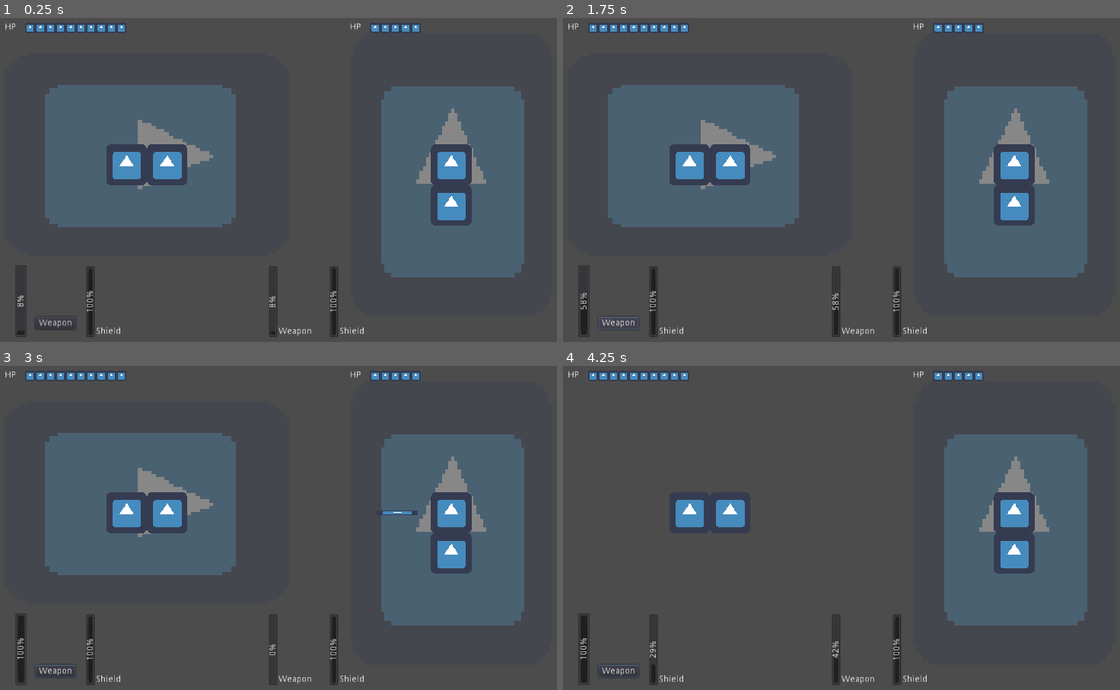
Above: before the commit, frames 1-4 (two rows, left to right).
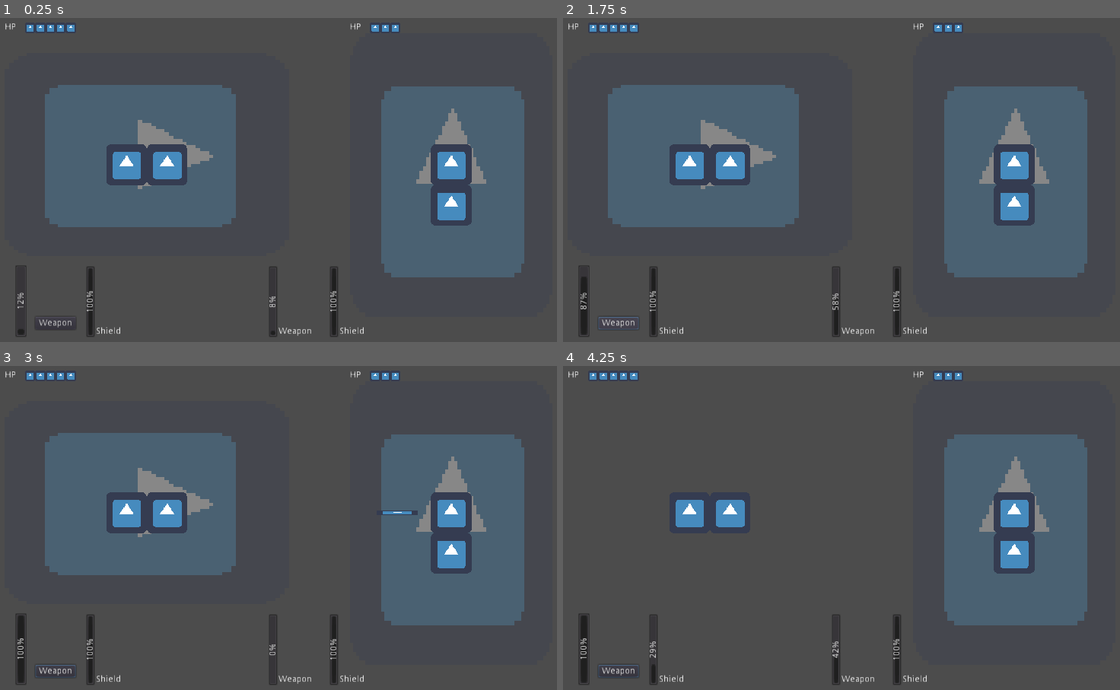
Above: after the commit, the same moments.

Repository: Jev-git/Godot-FTL-Clone
Game: Godot game, scene res://Scenes/CombatScene.tscn
Two runs of this game, one before a commit and one after it. Both use one fixed random seed, a clock stepped at 60 frames per second and the inputs below. The engine's default icon, where the game draws it, is replaced by a stand-in: a white triangle on a blue panel in a dark square.
Inputs (mouse positions are in pixels of both pictures, inside the frame that each line leads up to):
- Up to frame 1 (0.25 s): no input
- Up to frame 2 (1.75 s): click "Weapon" at 0.5 s; click "Weapon" at 1.25 s
- Up to frame 3 (3 s): click "Weapon" at 2 s; tap Enter at 2.75 s; move the mouse to (401, 515) at 2.77 s; click (401, 515) at 2.92 s
- Up to frame 4 (4.25 s): tap Space at 3.5 s; move the mouse to (707, 547) at 3.52 s; click (707, 547) at 3.67 s

The runs differ from the first frame. In frame 1, 0.2% of the frame differs, in the area x 3-76%, y 2-97%; in frame 2, 0.2%, in the area x 3-76%, y 2-90%; in frame 3, 0.2%; in frame 4, 0.2%.

Commit message:
! MVP completed.

Diff:
--- a/Scenes/CombatScene.tscn
+++ b/Scenes/CombatScene.tscn
@@ -9,6 +9,7 @@
 [ext_resource path="res://Scripts/PlayerRoom.gd" type="Script" id=7]
 [ext_resource path="res://Scripts/HPBar.gd" type="Script" id=8]
 [ext_resource path="res://Scenes/HP.tscn" type="PackedScene" id=9]
+[ext_resource path="res://Scripts/GameOverPopup.gd" type="Script" id=10]
 
 [node name="CombatScene" type="Node2D"]
 
@@ -108,7 +109,7 @@
 position = Vector2( 112, 480 )
 script = ExtResource( 2 )
 m_psBullet = ExtResource( 3 )
-m_fShootTimeMax = 3.0
+m_fShootTimeMax = 2.0
 
 [node name="Button" type="Button" parent="UI/MyShip/WeaponButton"]
 margin_right = 64.0
@@ -166,6 +167,7 @@
 scale = Vector2( 0.25, 0.25 )
 script = ExtResource( 8 )
 m_psHPBar = ExtResource( 9 )
+m_iMaxHP = 5
 
 [node name="EnemyShip" type="Node2D" parent="UI"]
 position = Vector2( 640, 0 )
@@ -229,4 +231,20 @@
 scale = Vector2( 0.25, 0.25 )
 script = ExtResource( 8 )
 m_psHPBar = ExtResource( 9 )
-m_iMaxHP = 5
+m_iMaxHP = 3
+
+[node name="GameOverPopup" type="Node2D" parent="UI"]
+pause_mode = 2
+position = Vector2( 416, 240 )
+script = ExtResource( 10 )
+
+[node name="ConfirmationDialog" type="ConfirmationDialog" parent="UI/GameOverPopup"]
+visible = true
+margin_top = -16.0
+margin_right = 200.0
+margin_bottom = 54.0
+window_title = ""
+dialog_text = "Replay?"
+__meta__ = {
+"_edit_use_anchors_": false
+}
--- /dev/null
+++ b/Scripts/GameOverPopup.gd
@@ -0,0 +1,28 @@
+extends Node2D
+
+onready var m_nPlayerHP = get_tree().get_nodes_in_group("UI")[0].get_node("MyShip/HP/HPBar")
+onready var m_nEnemyHP = get_tree().get_nodes_in_group("UI")[0].get_node("EnemyShip/HP/HPBar")
+onready var m_nPopup: ConfirmationDialog = $ConfirmationDialog
+
+func _ready():
+	m_nPlayerHP.connect("ship_exploded", self, "player_lose")
+	m_nEnemyHP.connect("ship_exploded", self, "player_win")
+	m_nPopup.connect("confirmed", self, "reload_level")
+	m_nPopup.get_cancel().connect("pressed", self, "quit")
+
+func player_win():
+	get_tree().paused = true
+	m_nPopup.window_title = "You win! :D"
+	m_nPopup.popup_centered()
+
+func player_lose():
+	get_tree().paused = true
+	m_nPopup.window_title = "You lose ;;"
+	m_nPopup.popup_centered()
+
+func reload_level():
+	get_tree().paused = false
+	get_tree().reload_current_scene()
+
+func quit():
+	get_tree().quit()
--- a/Scripts/HPBar.gd
+++ b/Scripts/HPBar.gd
@@ -20,9 +20,8 @@
 
 func take_damage(_iAmount: int):
 	if m_iCurrentHP <= _iAmount:
-		print("Ship explode!!!")
+		get_parent().visible = false
 		emit_signal("ship_exploded")
-		get_parent().visible = false
 	else:
 		for i in range(_iAmount):
 			m_aHPSprites[m_iCurrentHP - 1 - i].set_modulate(Color(1, 0, 0, 1))
Not shown: 1 places in Scenes/CombatScene.tscn that only renumber resources
Not shown, changed: readme.md
